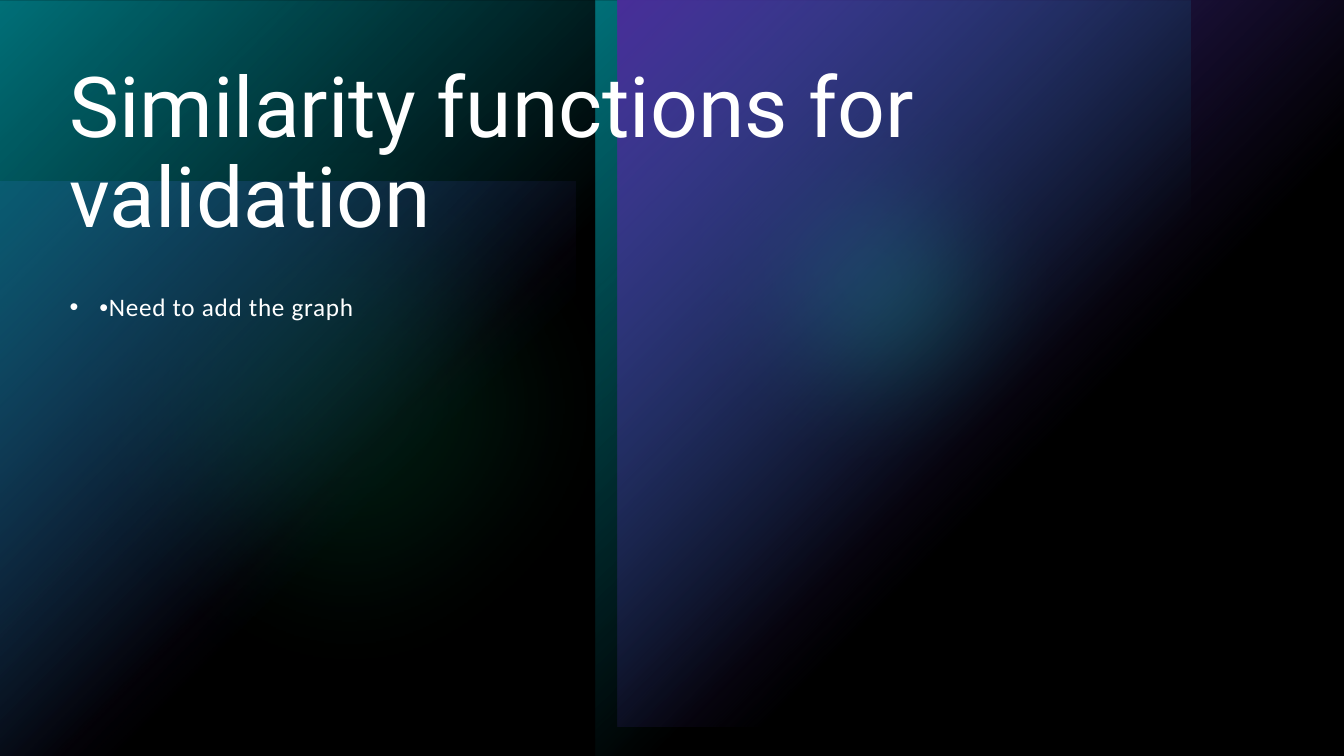
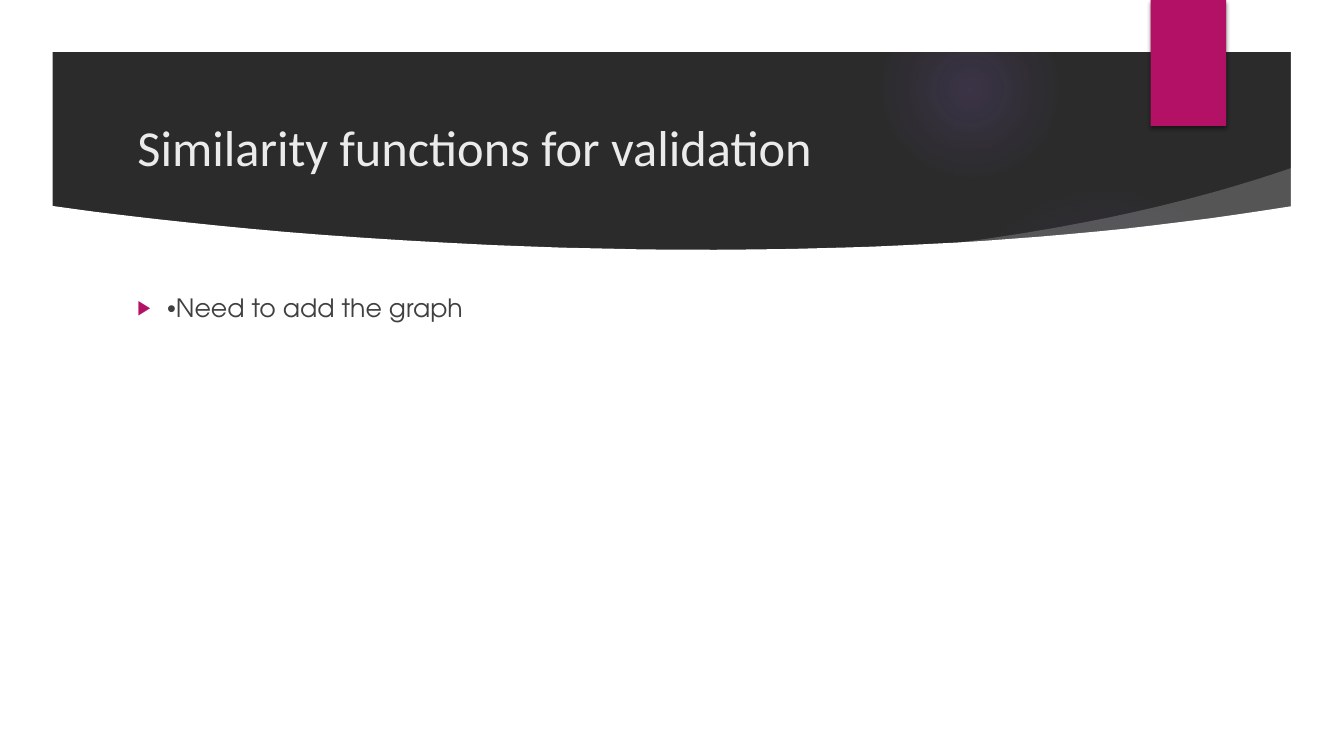
Before and after one commit to prnshubn/neocortexapi-team-untitled, a slide deck: slide 15 of source/Documentation_Team_Untitled/Team_Untitled_Presentation.pptx (slide 21 before the commit). Drawn at 1344x756 pixels with LibreOffice and Linux fonts; fonts in the diff are those of the drawing; background and template pictures are left out; a plain dark background stands for a picture behind light text. Boxes give left, top, right and bottom in pixels: in the first picture for what was removed or moved away, otherwise in the second. Text is boxed around its words. In the diff, an @@ line names an element or a change of style, - is before the commit and + after.

```diff
--- a/source/Documentation_Team_Untitled/Team_Untitled_Presentation.pptx
+++ b/source/Documentation_Team_Untitled/Team_Untitled_Presentation.pptx
@@ background #000000 to picture (left out) @@
@@ rectangle removed at box(0, 0, 1344, 756) @@
@@ group added at box(0, 0, 1344, 756): 5 ellipses, 3 freeform shapes @@
@@ group removed at box(0, 0, 1344, 756): 4 rectangles, 2 ellipses @@
@@ rectangle added at box(1150, 0, 1226, 126), fill #B31166 @@
@@ title "Similarity functions for validation": place and size @@
-title "Similarity functions for validation" at box(70, 60, 914, 228)
+title "Similarity functions for validation" at box(137, 131, 811, 174)
@@ title "Similarity functions for validation" at box(137, 131, 811, 174): size 60 to 36 pt, font Roboto to Calibri, text colour #FFFFFF to #EBEBEB; line spacing 0.9 to 1; vertical alignment top to middle @@
@@ text "•Need to add the graph": place and size @@
-text "•Need to add the graph" at box(99, 298, 353, 321)
+text "•Need to add the graph" at box(167, 298, 463, 323)
@@ text "•Need to add the graph" at box(167, 298, 463, 323): font Calibri to TeX Gyre Adventor, text colour #FFFFFF to #404040, letter spacing 0.5 to 0 pt; bullet • to ▶; line spacing 1.25 to 1 @@
```
Also in this commit, not shown: 27 other slides changed, 1 slide added, 1 slide removed.
